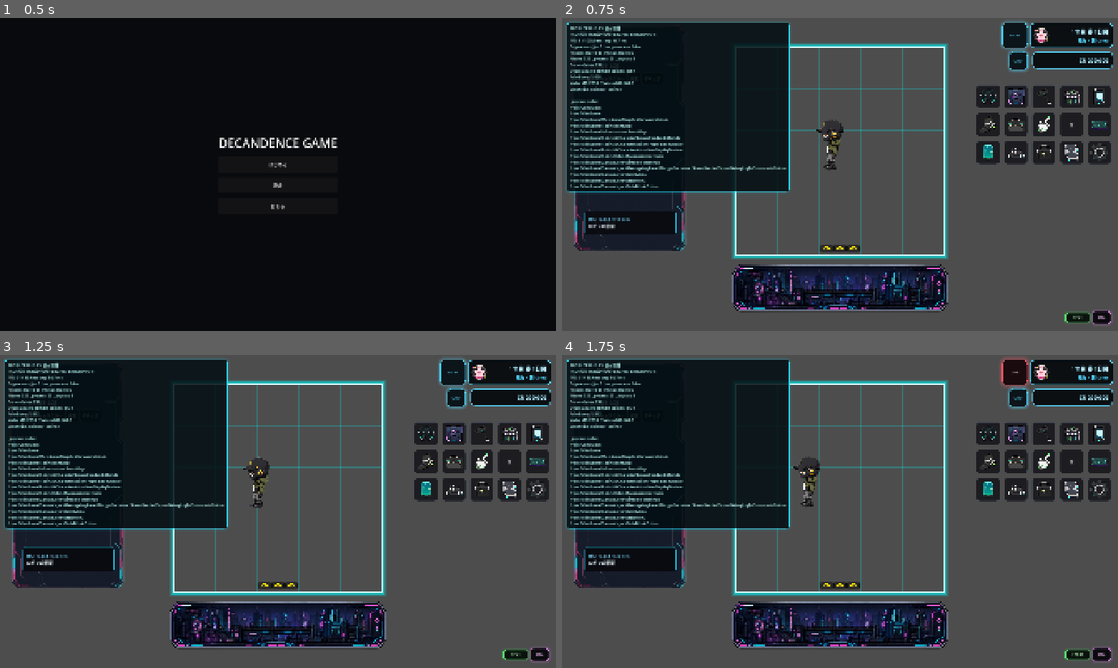
Above: before the commit, frames 1-4 (two rows, left to right).
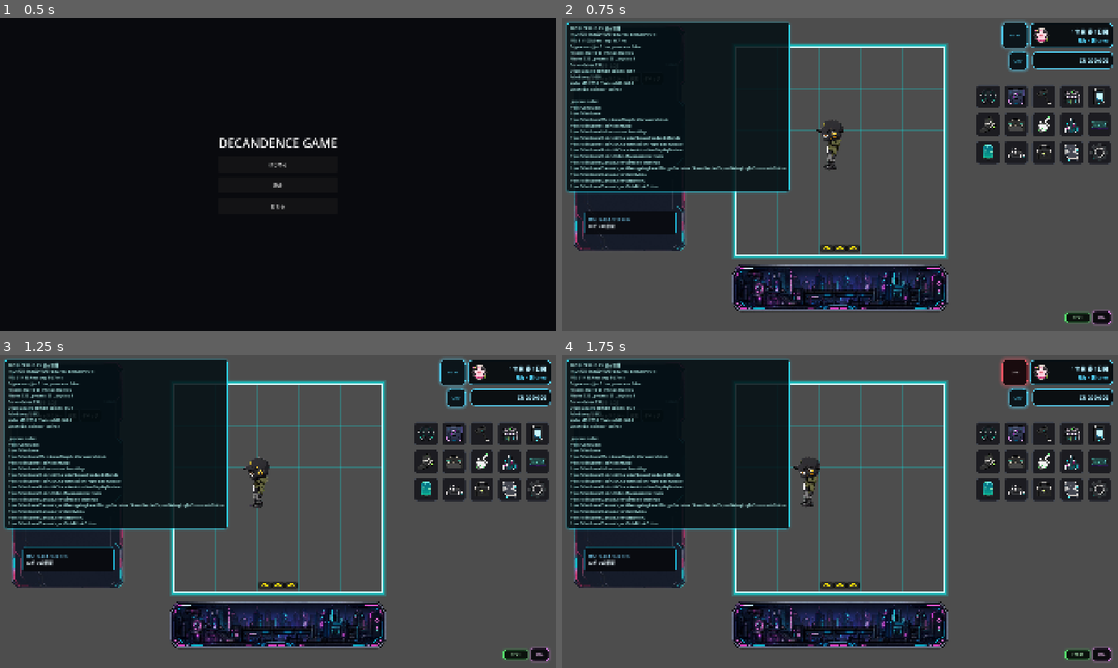
Above: after the commit, the same moments.

Repository: grimoire1089-coder/optimistic
Game: Godot game, scene res://Scenes/Boot/TitleScene.tscn
Two runs of this game, one before a commit and one after it. Both use one fixed random seed, a clock stepped at 60 frames per second and the inputs below. Sound files missing from this copy of the repository are replaced by a short silence.
Inputs:
- Up to frame 1 (0.5 s): no input
- Up to frame 2 (0.75 s): click "はじめる" at 0.5 s
- Up to frame 3 (1.25 s): no input
- Up to frame 4 (1.75 s): click "BGM" at 1.25 s

Frame 1 is identical in both runs. In frame 2, less than 0.1% of the frame differs, in the area x 12-94%, y 20-37%; in frame 3, less than 0.1%; in frame 4, less than 0.1%.

Commit message:
Apply Decadence icon to city HUD button

Diff:
--- a/Scenes/Main/MainScene.tscn
+++ b/Scenes/Main/MainScene.tscn
@@ -47,6 +47,7 @@
 [ext_resource type="PackedScene" path="res://Scenes/UI/HUD/PlanHudButton.tscn" id="44_plan_hud_button"]
 [ext_resource type="PackedScene" path="res://Scenes/UI/HUD/InteractButton.tscn" id="45_interact_button"]
 [ext_resource type="PackedScene" path="res://Scenes/UI/HUD/ManagementButton.tscn" id="46_management_button"]
+[ext_resource type="Texture2D" uid="uid://co54sowew8haf" path="res://Assets/UI/Icons/Decadence.png" id="47_city_icon"]
 
 [sub_resource type="Environment" id="Environment_ctt6t"]
 glow_enabled = true
@@ -192,6 +193,7 @@
 [node name="EncyclopediaButton" parent="CanvasLayer" instance=ExtResource("43_encyclopedia_button")]
 
 [node name="PlaceholderHudButton05" parent="CanvasLayer" instance=ExtResource("41_placeholder_hud_button")]
+icon = ExtResource("47_city_icon")
 
 [node name="HudButtonActiveFrameController" type="Node" parent="CanvasLayer" unique_id=1649931530]
 script = ExtResource("30_hud_active_frame")
